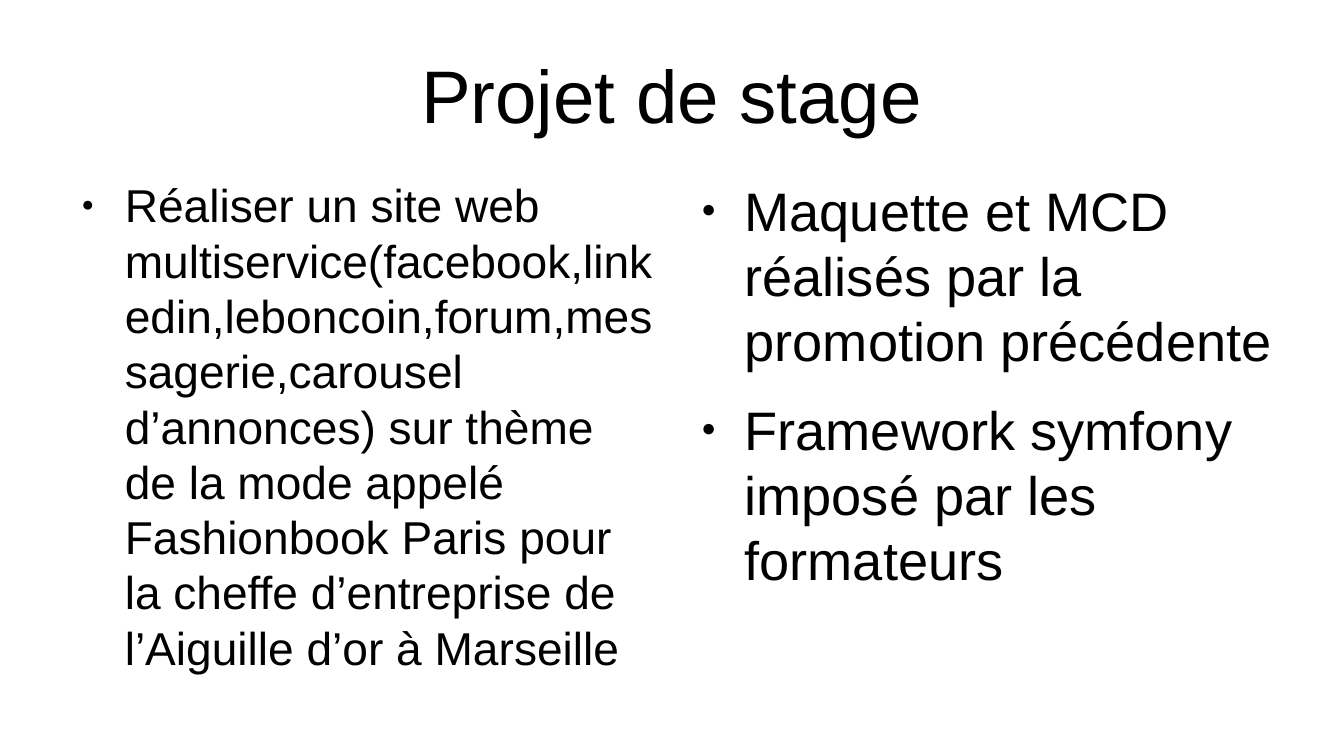
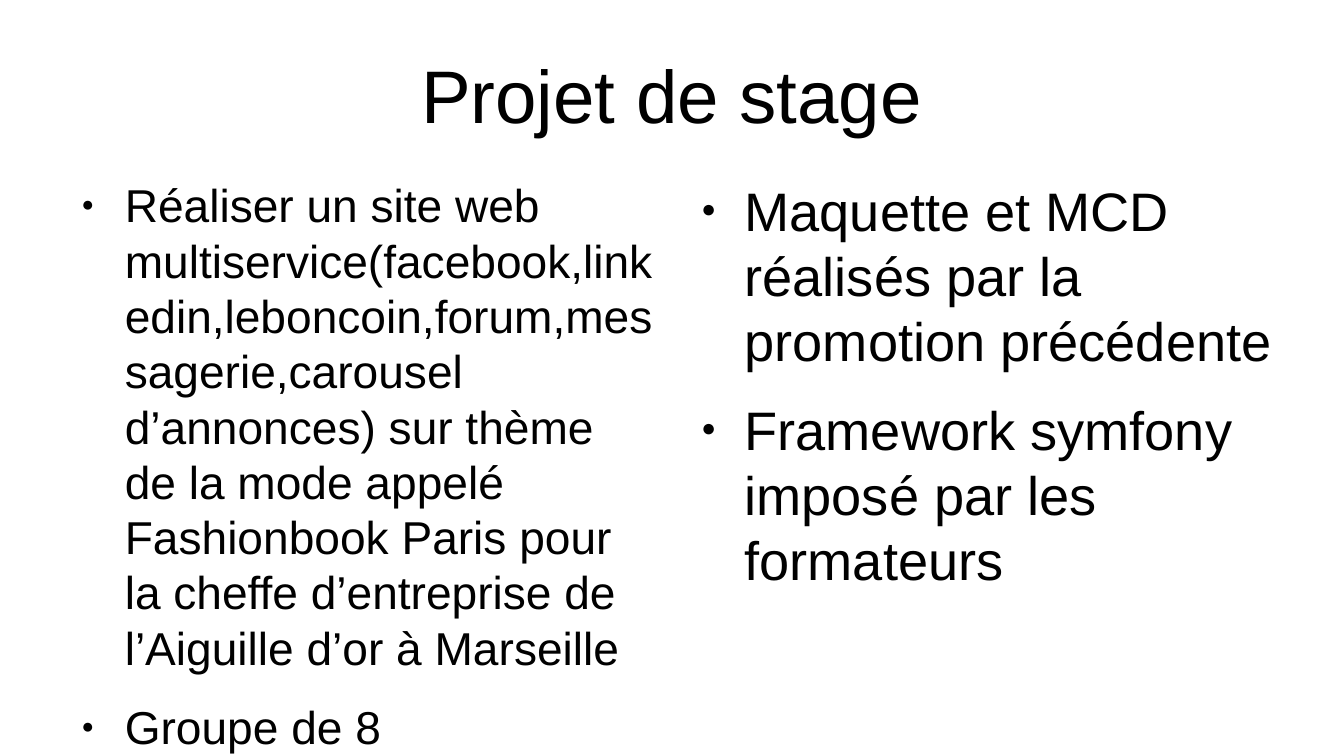
Before and after one commit to feihachim/afpa-dossiers-exam, a slide deck: slide 4 of Presentation-projet.odp. Drawn at 1344x756 pixels with LibreOffice and Linux fonts; fonts in the diff are those of the drawing. Boxes give left, top, right and bottom in pixels: in the first picture for what was removed or moved away, otherwise in the second. Text is boxed around its words. In the diff, an @@ line names an element or a change of style, - is before the commit and + after.

```diff
--- a/Presentation-projet.odp
+++ b/Presentation-projet.odp
@@ text at (125, 710, 381, 753): paragraph added @@
+● Groupe de 8
```
Also in this commit, not shown: 2 slides added, 1 other file.
